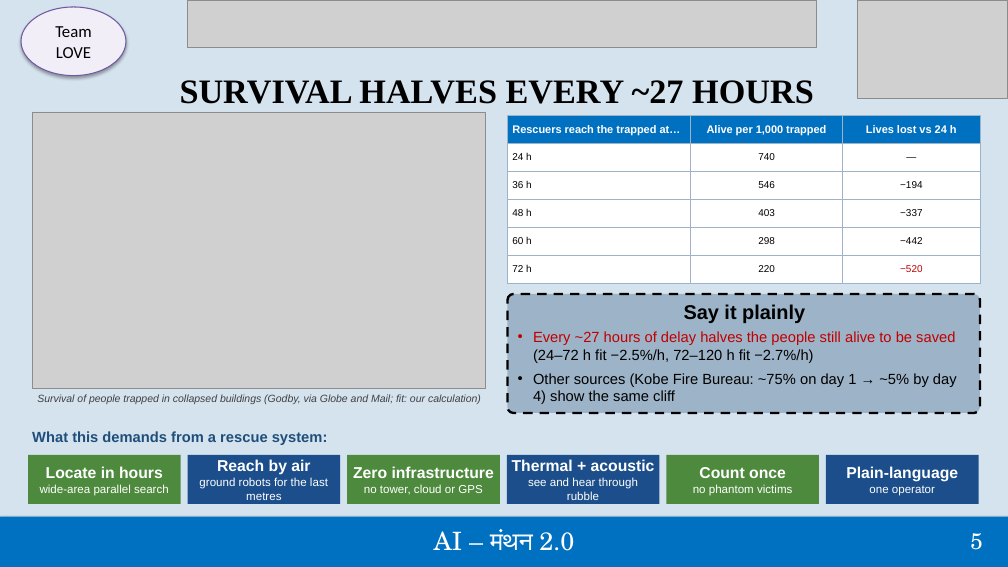
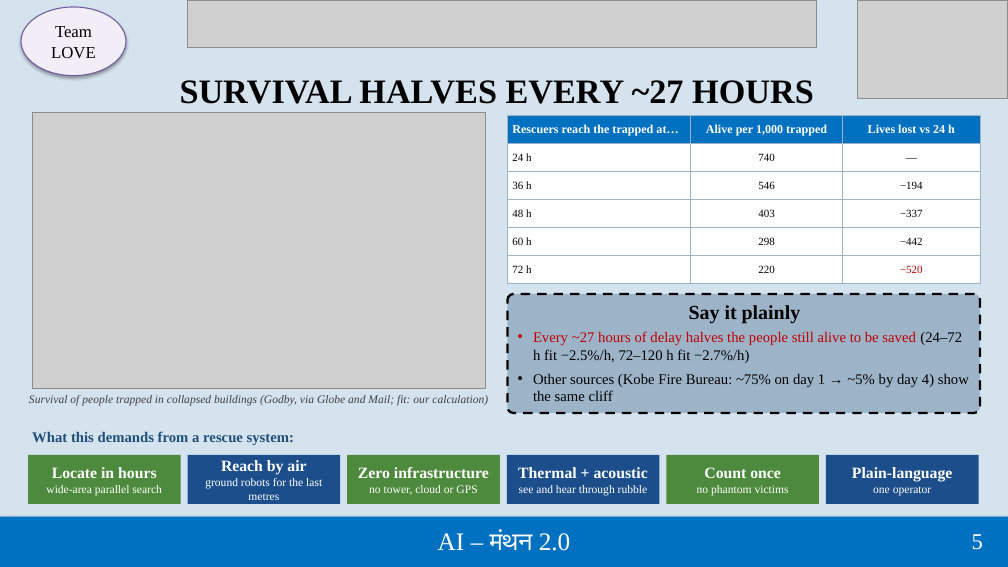
Before and after one commit to TejasGogawale/Drone-swarm, a slide deck: slide 5 of pitch/SwarmRescue_AI_Manthan.pptx. Drawn at 1008x567 pixels with LibreOffice and Linux fonts; fonts in the diff are those of the drawing; grey boxes stand for pictures. Boxes give left, top, right and bottom in pixels: in the first picture for what was removed or moved away, otherwise in the second. Text is boxed around its words. In the diff, an @@ line names an element or a change of style, - is before the commit and + after.

```diff
--- a/pitch/SwarmRescue_AI_Manthan.pptx
+++ b/pitch/SwarmRescue_AI_Manthan.pptx
@@ ellipse "Team" at [21,7,126,76]: font Calibri to Times New Roman @@
@@ table at [507,116,980,284] @@
@@ size 10.5 to 11.5 pt in "Rescuers reach the trapped at…", "Alive per 1,000 trapped", "Lives lost vs 24 h" @@
@@ font Arial to Times New Roman @@
@@ size 9.5 to 10.5 pt in "24 h", "740", "—", "36 h" and 11 more places @@
@@ text "Survival of people trapped in ..." at [29,395,488,406]: size 10 to 11 pt, font Arial to Times New Roman @@
@@ font Arial to Times New Roman in 8 elements at [507,294,980,413], [28,455,181,504], [188,455,340,504], [347,455,500,504], [507,455,659,504], [666,455,819,504], [827,455,979,504], [32,431,294,445] @@
@@ text "AI – मंथन 2.0" at [438,531,571,551]: font TeX Gyre Schola to Times New Roman @@
@@ text "5" at [972,534,983,550]: font TeX Gyre Schola to Times New Roman @@
```
Also in this commit, not shown: 24 other slides changed, 2 slides added, 3 slides removed, 1 other file.
